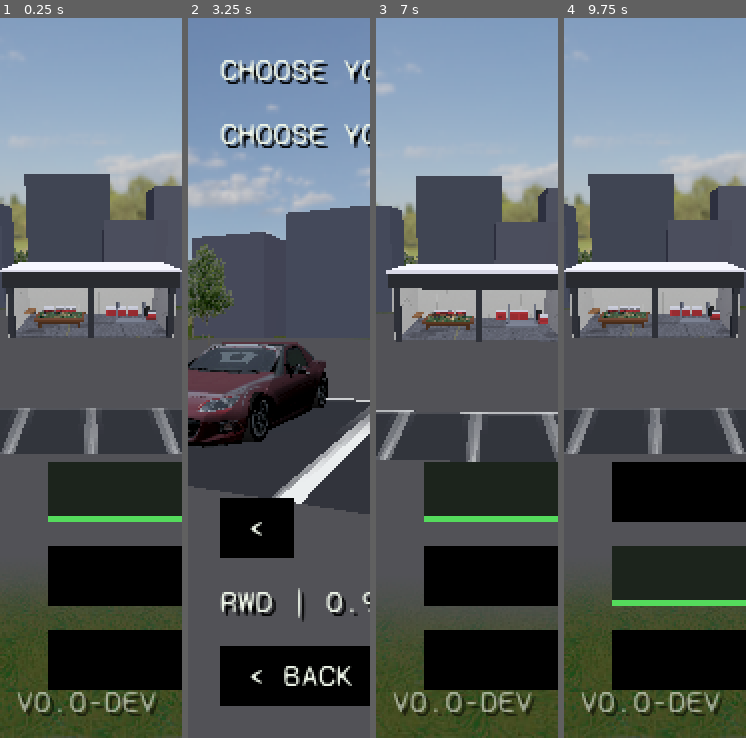
Above: before the commit, frames 1-4 (left to right).
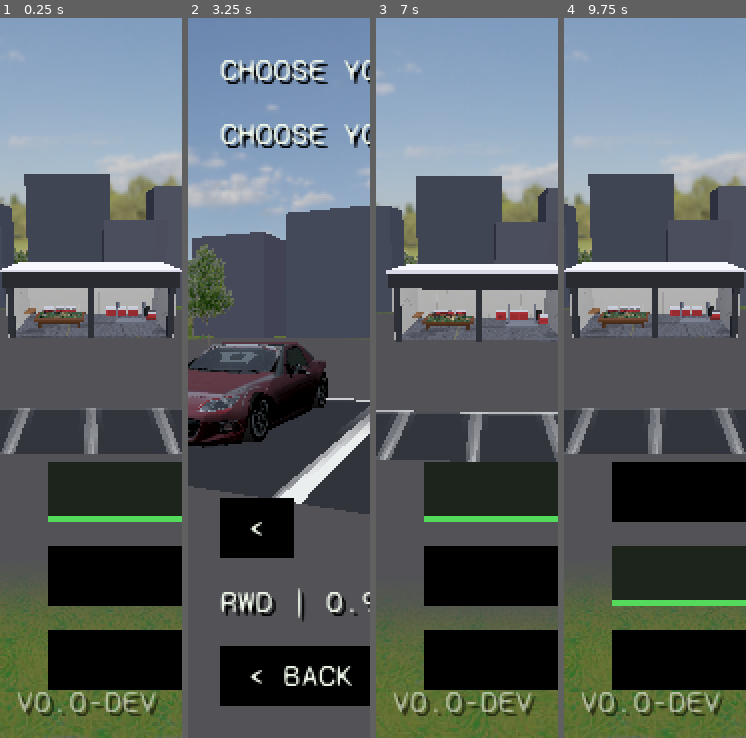
Above: after the commit, the same moments.

Repository: felixxwu/TAPPA
Game: Godot game, scene res://hq.tscn
Two runs of this game, one before a commit and one after it. Both use one fixed random seed, a clock stepped at 60 frames per second and the inputs below.
Inputs (mouse positions are in pixels of both pictures, inside the frame that each line leads up to):
- Up to frame 1 (0.25 s): no input
- Up to frame 2 (3.25 s): tap Enter (menu_select) at 0.5 s; move the mouse to (319, 342) at 0.52 s; hold Right (menu_right) 0.53-1.25 s; tap C (cycle_camera) at 0.6 s; click (319, 342) at 0.67 s; click "<" at 1.25 s; drag from (242, 414) to (269, 522) at 2.02 s; tap R (reset_car) at 2.75 s; move the mouse to (297, 219) at 2.77 s; hold Right (menu_right) from 2.78 s (still down); tap P (toggle_perf_overlay) at 2.85 s
- Up to frame 3 (7 s): release Right (menu_right) at 3.5 s; drag from (457, 522) to (412, 270) at 3.52 s; tap R (reset_car) at 4.25, 5.75 s; move the mouse to (521, 486) at 4.27 s; hold Left (menu_left) 4.28-5 s; tap Alt at 4.35 s; drag from (412, 270) to (439, 198) at 5.02 s; move the mouse to (476, 378) at 5.77 s; hold S (brake_reverse) 5.78-6.5 s; tap K at 5.85 s; click (476, 378) at 5.92 s; click "< BACK" at 6.5 s
- Up to frame 4 (9.75 s): drag from (627, 198) to (618, 414) at 7.27 s; tap R (reset_car) at 8, 8.75 s; move the mouse to (695, 342) at 8.02 s; hold W (accelerate) 8.03-8.75 s; tap C (cycle_camera) at 8.1 s; drag from (618, 414) to (645, 522) at 8.77 s; move the mouse to (673, 219) at 9.52 s; hold S (brake_reverse) from 9.53 s (still down); tap P (toggle_perf_overlay) at 9.6 s

The runs differ from the first frame. In frame 1, 11% of the frame differs, in the area x 0-100%, y 40-100%; in frame 2, less than 0.1%; in frame 3, 7.6%; in frame 4, 11%.

Commit message:
Fix see-through bushes (render both faces) and refresh foliage textures/tint

Diff:
--- a/scripts/foliage.gd
+++ b/scripts/foliage.gd
@@ -118,6 +118,10 @@
 	var base := mesh.surface_get_material(0) as StandardMaterial3D
 	var albedo: Texture2D = base.albedo_texture if base != null else null
 	var mat := PS1Material.unshaded(albedo, true)
+	# Low-poly foliage cards are single-sided geometry, so render both faces —
+	# otherwise the bush is see-through from the back (matches the tree canopy,
+	# which is likewise CULL_DISABLED).
+	mat.cull_mode = BaseMaterial3D.CULL_DISABLED
 	mat.albedo_color = cfg.bush_tint
 	mesh.surface_set_material(0, mat)
 	return mesh
--- a/scripts/game_config.gd
+++ b/scripts/game_config.gd
@@ -1099,7 +1099,7 @@
 ## Albedo tint multiplied into the bush mesh (on top of the tone-matched foliage
 ## texture and the per-instance baked terrain light). Lifted a touch above the
 ## model's authored green so the ground cover reads a bit more against the grass.
-@export var bush_tint := Color(0.95, 1.0, 0.7)
+@export var bush_tint := Color(1.25, 1.25, 1.25)
 ## PERF A/B TOGGLE: when true, render TREES as the old alpha-cutout billboards
 ## (BillboardField + textures/tree.png) instead of the low-poly mesh
 ## (TreeMeshField). Bushes stay low-poly meshes regardless. Kept so the mesh vs
Binary file changed: textures/grass.jpg
Binary file changed: textures/tree.png
Not shown, changed: .DS_Store
Not shown, changed: features/trees.md
Not shown, changed: tests/.DS_Store
